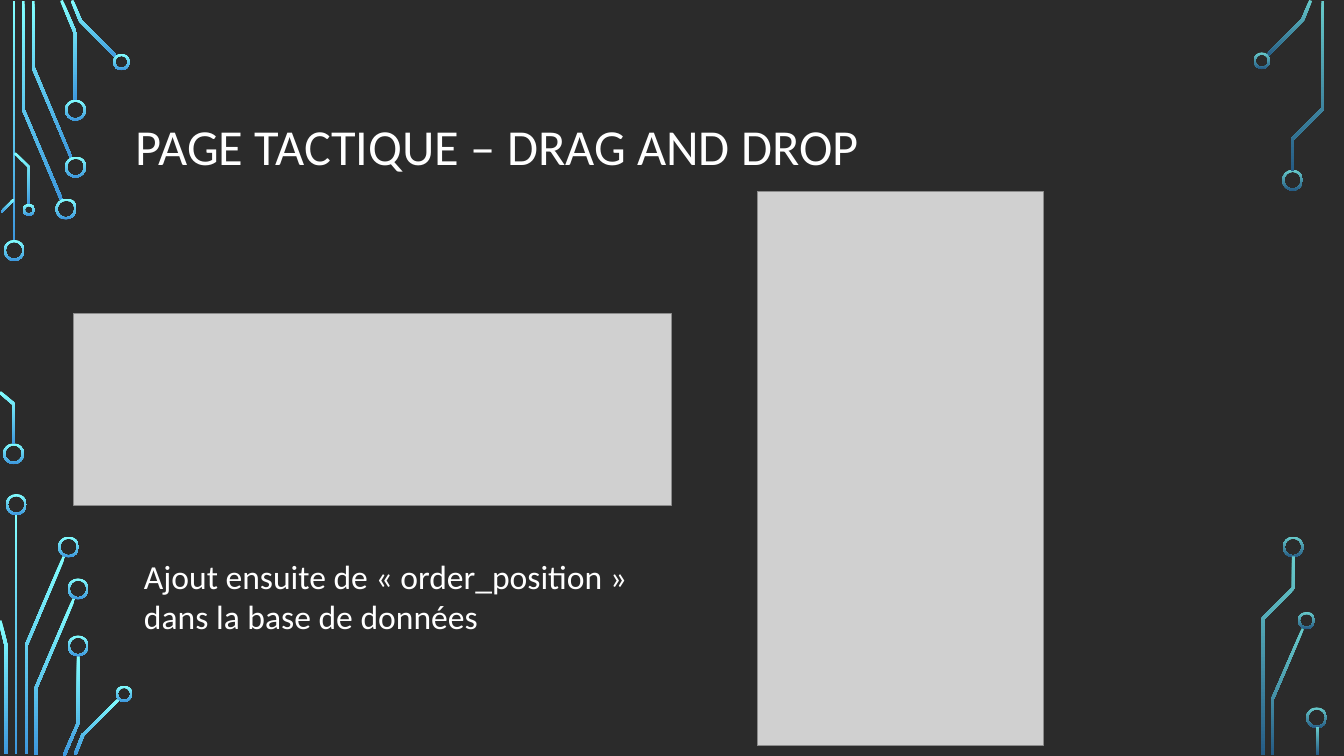
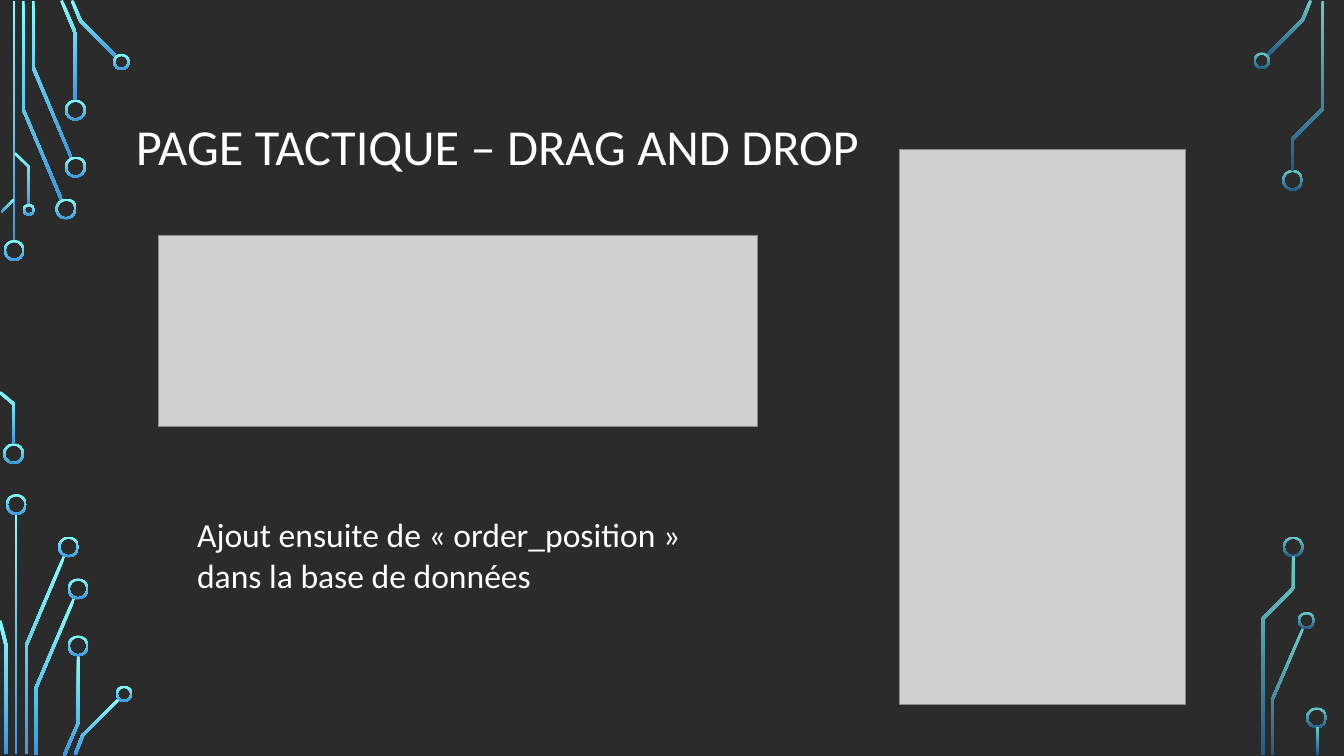
Before and after one commit to errazur/ProjetWeb, a slide deck: slide 15 of Conception-prealable/Stars of football.odp. Drawn at 1344x756 pixels with LibreOffice and Linux fonts; fonts in the diff are those of the drawing; grey boxes stand for pictures; background and template pictures are left out; a plain dark background stands for a picture behind light text. Boxes give left, top, right and bottom in pixels: in the first picture for what was removed or moved away, otherwise in the second. Text is boxed around its words. In the diff, an @@ line names an element or a change of style, - is before the commit and + after.

```diff
--- a/Conception-prealable/Stars of football.odp
+++ b/Conception-prealable/Stars of football.odp
@@ picture: place and size @@
-picture at [757,192,1044,746]
+picture at [900,150,1187,705]
@@ picture: place and size @@
-picture at [74,314,673,505]
+picture at [158,236,757,427]
@@ text "Ajout ensuite de « order_position ...": place and size @@
-text "Ajout ensuite de « order_position ..." at [144,565,602,630]
+text "Ajout ensuite de « order_position ..." at [197,523,655,589]
```
Also in this commit, not shown: 3 other slides changed, 3 other files.
